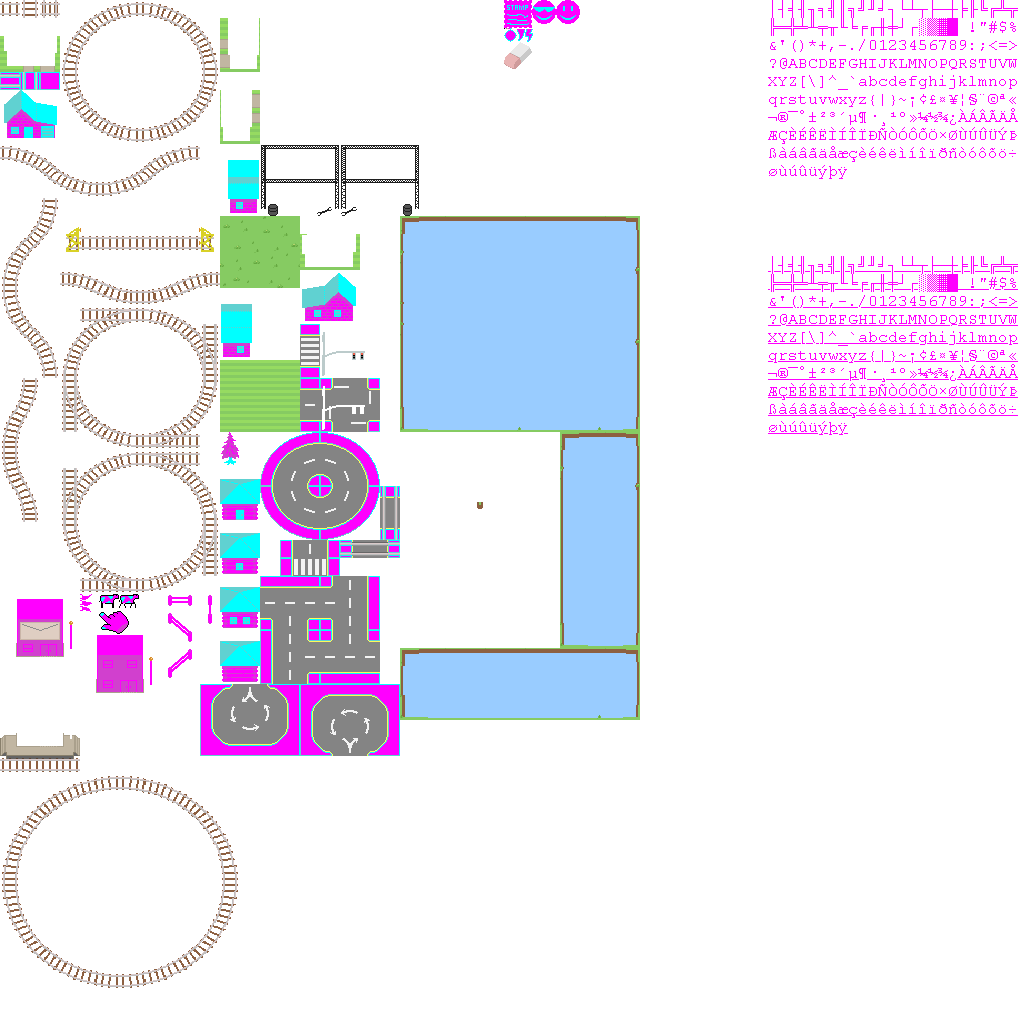
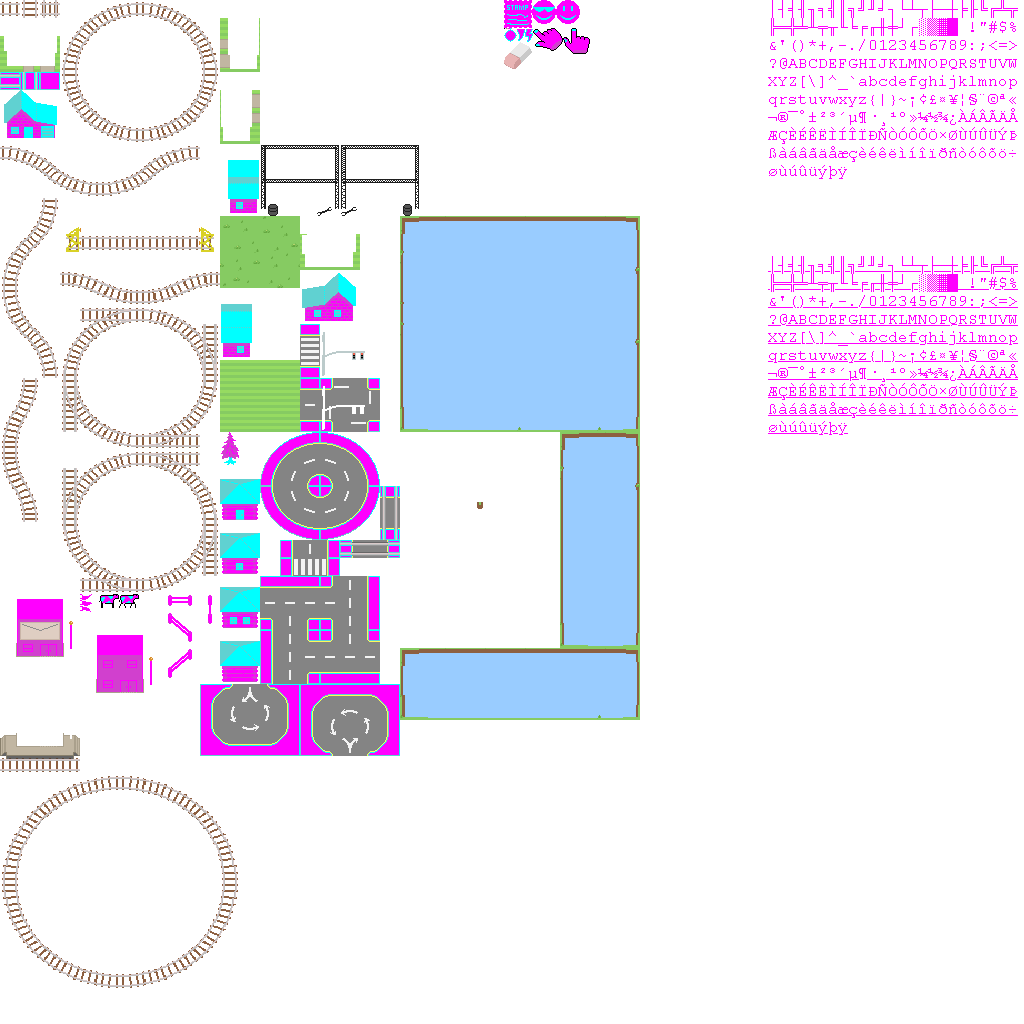
The second 1024 x 1024 image is a revision of the first. Changes to its layers:
painted on "base.png copy" over [99, 28, 590, 634]
